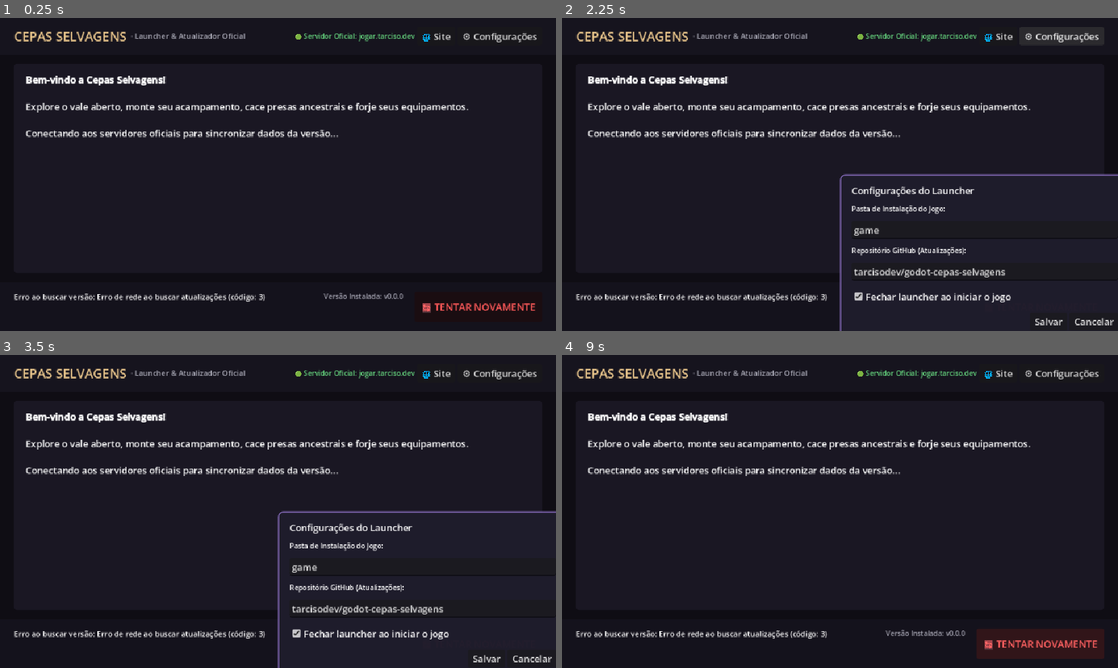
Above: before the commit, frames 1-4 (two rows, left to right).
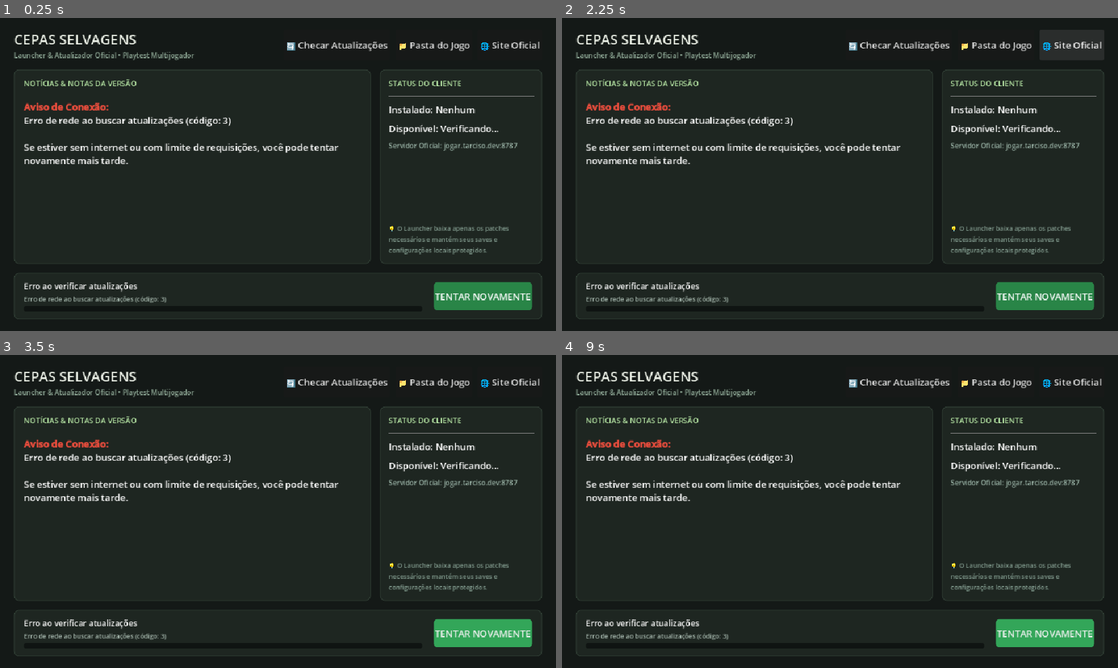
Above: after the commit, the same moments.

Repository: tarcisodev/godot-cepas-selvagens
Game: Godot game, scene res://scenes/launcher_main.tscn
Same seed, same stepped clock (60 frames per second), same inputs: the game is played once before the commit and once after it.
Inputs (mouse positions are in pixels of both pictures, inside the frame that each line leads up to):
- Up to frame 1 (0.25 s): no input
- Up to frame 2 (2.25 s): click (901, 46) at 0.5 s, where only the run after the commit has a clickable "🔄 Checar Atualizações"; click (995, 46) at 1.25 s, where only the run after the commit has a clickable "📁 Pasta do Jogo"; click (1073, 46) at 2 s, where only the run after the commit has a clickable "🌐 Site Oficial"
- Up to frame 3 (3.5 s): click "🔄 TENTAR NOVAMENTE" (after the commit: "TENTAR NOVAMENTE") at 2.75 s
- Up to frame 4 (9 s): click (984, 633) at 3.5 s, where only the run before the commit has a clickable "Fechar launcher ao iniciar o …"; click (984, 633) at 4.25 s, where only the run before the commit has a clickable "Fechar launcher ao iniciar o …"; click (995, 373) at 5 s, where only the run before the commit has a clickable "🌐 Site"; click (1051, 658) at 5.75 s, where only the run before the commit has a clickable "Salvar"; click (995, 373) at 6.5 s, where only the run before the commit has a clickable "🌐 Site"; click (901, 383) at 7.25 s, where only the run after the commit has a clickable "🔄 Checar Atualizações"; click (995, 383) at 8 s, where only the run after the commit has a clickable "📁 Pasta do Jogo"; click "🔄 TENTAR NOVAMENTE" (after the commit: "TENTAR NOVAMENTE") at 8.75 s

The runs differ from the first frame. In frame 1, 15% of the frame differs, in the area x 2-98%, y 4-97%; in frame 2, 16%, in the area x 2-100%, y 4-100%; in frame 3, 16%; in frame 4, 15%.

Commit message:
feat(launcher): atualizar cena visual launcher_main.tscn com layout completo e estilos

Diff:
--- a/launcher/scenes/launcher_main.tscn
+++ b/launcher/scenes/launcher_main.tscn
@@ -1,6 +1,49 @@
-[gd_scene load_steps=2 format=3 uid="uid://c6launcher_main"]
-
-[ext_resource type="Script" path="res://scripts/launcher_main.gd" id="1_main"]
+[gd_scene load_steps=8 format=3 uid="uid://cepas_launcher_main"]
+
+[ext_resource type="Script" path="res://scripts/launcher_controller.gd" id="1_ctrl"]
+
+[sub_resource type="StyleBoxFlat" id="StyleBoxFlat_bg"]
+bg_color = Color(0.08, 0.1, 0.09, 1)
+
+[sub_resource type="StyleBoxFlat" id="StyleBoxFlat_panel"]
+bg_color = Color(0.12, 0.15, 0.13, 0.95)
+border_width_left = 1
+border_width_top = 1
+border_width_right = 1
+border_width_bottom = 1
+border_color = Color(0.2, 0.26, 0.22, 1)
+corner_radius_top_left = 8
+corner_radius_top_right = 8
+corner_radius_bottom_right = 8
+corner_radius_bottom_left = 8
+
+[sub_resource type="StyleBoxFlat" id="StyleBoxFlat_btn_normal"]
+bg_color = Color(0.16, 0.52, 0.28, 1)
+corner_radius_top_left = 6
+corner_radius_top_right = 6
+corner_radius_bottom_right = 6
+corner_radius_bottom_left = 6
+
+[sub_resource type="StyleBoxFlat" id="StyleBoxFlat_btn_hover"]
+bg_color = Color(0.2, 0.65, 0.35, 1)
+corner_radius_top_left = 6
+corner_radius_top_right = 6
+corner_radius_bottom_right = 6
+corner_radius_bottom_left = 6
+
+[sub_resource type="StyleBoxFlat" id="StyleBoxFlat_progress_bg"]
+bg_color = Color(0.06, 0.08, 0.07, 1)
+corner_radius_top_left = 4
+corner_radius_top_right = 4
+corner_radius_bottom_right = 4
+corner_radius_bottom_left = 4
+
+[sub_resource type="StyleBoxFlat" id="StyleBoxFlat_progress_fill"]
+bg_color = Color(0.24, 0.75, 0.4, 1)
+corner_radius_top_left = 4
+corner_radius_top_right = 4
+corner_radius_bottom_right = 4
+corner_radius_bottom_left = 4
 
 [node name="LauncherMain" type="Control"]
 layout_mode = 3
@@ -9,4 +52,220 @@
 anchor_bottom = 1.0
 grow_horizontal = 2
 grow_vertical = 2
-script = ExtResource("1_main")
+script = ExtResource("1_ctrl")
+
+[node name="Background" type="Panel" parent="."]
+layout_mode = 1
+anchors_preset = 15
+anchor_right = 1.0
+anchor_bottom = 1.0
+grow_horizontal = 2
+grow_vertical = 2
+theme_override_styles/panel = SubResource("StyleBoxFlat_bg")
+
+[node name="Margin" type="MarginContainer" parent="."]
+layout_mode = 1
+anchors_preset = 15
+anchor_right = 1.0
+anchor_bottom = 1.0
+grow_horizontal = 2
+grow_vertical = 2
+theme_override_constants/margin_left = 24
+theme_override_constants/margin_top = 20
+theme_override_constants/margin_right = 24
+theme_override_constants/margin_bottom = 20
+
+[node name="MainLayout" type="VBoxContainer" parent="Margin"]
+layout_mode = 2
+theme_override_constants/separation = 16
+
+[node name="Header" type="HBoxContainer" parent="Margin/MainLayout"]
+layout_mode = 2
+
+[node name="TitleBox" type="VBoxContainer" parent="Margin/MainLayout/Header"]
+layout_mode = 2
+theme_override_constants/separation = 2
+
+[node name="TitleLabel" type="Label" parent="Margin/MainLayout/Header/TitleBox"]
+layout_mode = 2
+theme_override_colors/font_color = Color(0.92, 0.94, 0.9, 1)
+theme_override_font_sizes/font_size = 24
+text = "CEPAS SELVAGENS"
+
+[node name="SubtitleLabel" type="Label" parent="Margin/MainLayout/Header/TitleBox"]
+layout_mode = 2
+theme_override_colors/font_color = Color(0.55, 0.65, 0.58, 1)
+theme_override_font_sizes/font_size = 12
+text = "Launcher & Atualizador Oficial • Playtest Multijogador"
+
+[node name="HeaderSpacer" type="Control" parent="Margin/MainLayout/Header"]
+layout_mode = 2
+size_flags_horizontal = 3
+
+[node name="HeaderButtons" type="HBoxContainer" parent="Margin/MainLayout/Header"]
+layout_mode = 2
+theme_override_constants/separation = 10
+
+[node name="CheckUpdatesButton" type="Button" parent="Margin/MainLayout/Header/HeaderButtons"]
+unique_name_in_owner = true
+layout_mode = 2
+text = "🔄 Checar Atualizações"
+
+[node name="OpenFolderButton" type="Button" parent="Margin/MainLayout/Header/HeaderButtons"]
+unique_name_in_owner = true
+layout_mode = 2
+text = "📁 Pasta do Jogo"
+
+[node name="WebsiteButton" type="Button" parent="Margin/MainLayout/Header/HeaderButtons"]
+unique_name_in_owner = true
+layout_mode = 2
+text = "🌐 Site Oficial"
+
+[node name="ContentRow" type="HBoxContainer" parent="Margin/MainLayout"]
+layout_mode = 2
+size_flags_vertical = 3
+theme_override_constants/separation = 16
+
+[node name="NewsPanel" type="PanelContainer" parent="Margin/MainLayout/ContentRow"]
+layout_mode = 2
+size_flags_horizontal = 3
+size_flags_stretch_ratio = 2.2
+theme_override_styles/panel = SubResource("StyleBoxFlat_panel")
+
+[node name="NewsMargin" type="MarginContainer" parent="Margin/MainLayout/ContentRow/NewsPanel"]
+layout_mode = 2
+theme_override_constants/margin_left = 16
+theme_override_constants/margin_top = 14
+theme_override_constants/margin_right = 16
+theme_override_constants/margin_bottom = 14
+
+[node name="NewsVBox" type="VBoxContainer" parent="Margin/MainLayout/ContentRow/NewsPanel/NewsMargin"]
+layout_mode = 2
+theme_override_constants/separation = 8
+
+[node name="NewsHeader" type="Label" parent="Margin/MainLayout/ContentRow/NewsPanel/NewsMargin/NewsVBox"]
+layout_mode = 2
+theme_override_colors/font_color = Color(0.72, 0.91, 0.65, 1)
+theme_override_font_sizes/font_size = 13
+text = "NOTÍCIAS & NOTAS DA VERSÃO"
+
+[node name="HSeparator" type="HSeparator" parent="Margin/MainLayout/ContentRow/NewsPanel/NewsMargin/NewsVBox"]
+layout_mode = 2
+
+[node name="ScrollContainer" type="ScrollContainer" parent="Margin/MainLayout/ContentRow/NewsPanel/NewsMargin/NewsVBox"]
+layout_mode = 2
+size_flags_vertical = 3
+
+[node name="NewsRichText" type="RichTextLabel" parent="Margin/MainLayout/ContentRow/NewsPanel/NewsMargin/NewsVBox/ScrollContainer"]
+unique_name_in_owner = true
+layout_mode = 2
+size_flags_horizontal = 3
+size_flags_vertical = 3
+bbcode_enabled = true
+text = "Carregando notas da versão..."
+
+[node name="SidePanel" type="PanelContainer" parent="Margin/MainLayout/ContentRow"]
+layout_mode = 2
+size_flags_horizontal = 3
+size_flags_stretch_ratio = 1.0
+theme_override_styles/panel = SubResource("StyleBoxFlat_panel")
+
+[node name="SideMargin" type="MarginContainer" parent="Margin/MainLayout/ContentRow/SidePanel"]
+layout_mode = 2
+theme_override_constants/margin_left = 14
+theme_override_constants/margin_top = 14
+theme_override_constants/margin_right = 14
+theme_override_constants/margin_bottom = 14
+
+[node name="SideVBox" type="VBoxContainer" parent="Margin/MainLayout/ContentRow/SidePanel/SideMargin"]
+layout_mode = 2
+theme_override_constants/separation = 10
+
+[node name="SideHeader" type="Label" parent="Margin/MainLayout/ContentRow/SidePanel/SideMargin/SideVBox"]
+layout_mode = 2
+theme_override_colors/font_color = Color(0.72, 0.91, 0.65, 1)
+theme_override_font_sizes/font_size = 13
+text = "STATUS DO CLIENTE"
+
+[node name="HSeparator2" type="HSeparator" parent="Margin/MainLayout/ContentRow/SidePanel/SideMargin/SideVBox"]
+layout_mode = 2
+
+[node name="InstalledVersionLabel" type="Label" parent="Margin/MainLayout/ContentRow/SidePanel/SideMargin/SideVBox"]
+unique_name_in_owner = true
+layout_mode = 2
+text = "Instalado: Verificando..."
+
+[node name="LatestVersionLabel" type="Label" parent="Margin/MainLayout/ContentRow/SidePanel/SideMargin/SideVBox"]
+unique_name_in_owner = true
+layout_mode = 2
+text = "Disponível: Verificando..."
+
+[node name="ServerInfoLabel" type="Label" parent="Margin/MainLayout/ContentRow/SidePanel/SideMargin/SideVBox"]
+unique_name_in_owner = true
+layout_mode = 2
+theme_override_colors/font_color = Color(0.6, 0.7, 0.65, 1)
+theme_override_font_sizes/font_size = 12
+text = "Servidor Oficial: jogar.tarciso.dev:8787"
+
+[node name="SideSpacer" type="Control" parent="Margin/MainLayout/ContentRow/SidePanel/SideMargin/SideVBox"]
+layout_mode = 2
+size_flags_vertical = 3
+
+[node name="TipLabel" type="Label" parent="Margin/MainLayout/ContentRow/SidePanel/SideMargin/SideVBox"]
+layout_mode = 2
+theme_override_colors/font_color = Color(0.5, 0.6, 0.55, 1)
+theme_override_font_sizes/font_size = 11
+text = "💡 O Launcher baixa apenas os patches necessários e mantém seus saves e configurações locais protegidos."
+autowrap_mode = 3
+
+[node name="FooterPanel" type="PanelContainer" parent="Margin/MainLayout"]
+layout_mode = 2
+theme_override_styles/panel = SubResource("StyleBoxFlat_panel")
+
+[node name="FooterMargin" type="MarginContainer" parent="Margin/MainLayout/FooterPanel"]
+layout_mode = 2
+theme_override_constants/margin_left = 16
+theme_override_constants/margin_top = 12
+theme_override_constants/margin_right = 16
+theme_override_constants/margin_bottom = 12
+
+[node name="FooterRow" type="HBoxContainer" parent="Margin/MainLayout/FooterPanel/FooterMargin"]
+layout_mode = 2
+theme_override_constants/separation = 20
+
+[node name="ProgressVBox" type="VBoxContainer" parent="Margin/MainLayout/FooterPanel/FooterMargin/FooterRow"]
+layout_mode = 2
+size_flags_horizontal = 3
+theme_override_constants/separation = 4
+
+[node name="StatusLabel" type="Label" parent="Margin/MainLayout/FooterPanel/FooterMargin/FooterRow/ProgressVBox"]
+unique_name_in_owner = true
+layout_mode = 2
+theme_override_font_sizes/font_size = 14
+text = "Iniciando Launcher..."
+
+[node name="SubstatusLabel" type="Label" parent="Margin/MainLayout/FooterPanel/FooterMargin/FooterRow/ProgressVBox"]
+unique_name_in_owner = true
+layout_mode = 2
+theme_override_colors/font_color = Color(0.65, 0.72, 0.68, 1)
+theme_override_font_sizes/font_size = 11
+text = "Aguarde a verificação de integridade..."
+
+[node name="ProgressBar" type="ProgressBar" parent="Margin/MainLayout/FooterPanel/FooterMargin/FooterRow/ProgressVBox"]
+unique_name_in_owner = true
+custom_minimum_size = Vector2(0, 10)
+layout_mode = 2
+theme_override_styles/background = SubResource("StyleBoxFlat_progress_bg")
+theme_override_styles/fill = SubResource("StyleBoxFlat_progress_fill")
+show_percentage = false
+
+[node name="ActionButton" type="Button" parent="Margin/MainLayout/FooterPanel/FooterMargin/FooterRow"]
+unique_name_in_owner = true
+custom_minimum_size = Vector2(170, 48)
+layout_mode = 2
+size_flags_vertical = 4
+theme_override_colors/font_color = Color(1, 1, 1, 1)
+theme_override_font_sizes/font_size = 16
+theme_override_styles/normal = SubResource("StyleBoxFlat_btn_normal")
+theme_override_styles/hover = SubResource("StyleBoxFlat_btn_hover")
+text = "Verificando..."
